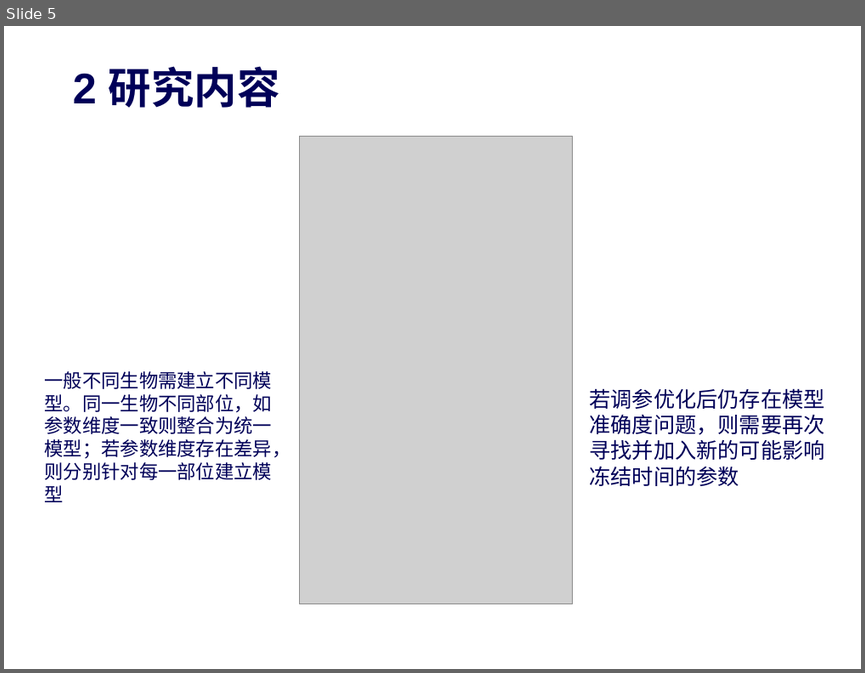
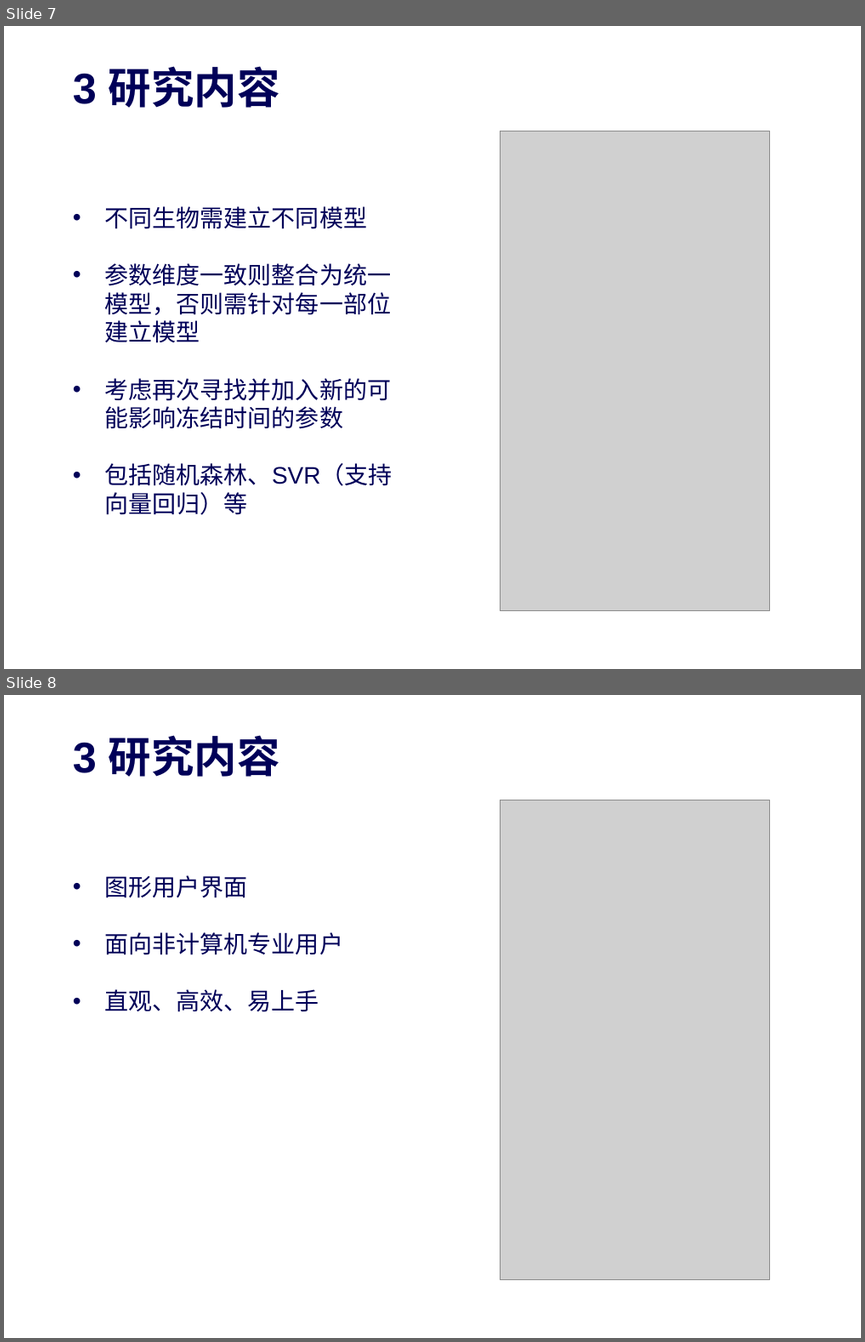
Before and after one commit to zhou-xingxing/graduate_work, a slide deck: 开题答辩-许茂泽.pptx. Shown one above the other, each under a label of ours: slide 5 before the commit, slides 7 and 8 after it. The pictures are 865x673 and 865x1342 pixels, drawn with LibreOffice and Linux fonts; fonts in the diff are those of the drawing; grey boxes stand for pictures; background and template pictures are left out. Boxes give left, top, right and bottom in pixels: in the first picture for what was removed or moved away, otherwise in the second. Text is boxed around its words. In the diff, an @@ line names an element or a change of style, - is before the commit and + after.

```diff
--- a/开题答辩-许茂泽.pptx
+++ b/开题答辩-许茂泽.pptx
@@ slide 8 added at (4, 695, 861, 1338), background picture (left out) @@
@@ title added at (73, 735, 280, 777), 36 pt, text #000058, bold @@
+3 研究内容
@@ picture added at (500, 800, 770, 1279) @@
@@ text added at (105, 875, 343, 1012), 20 pt, text #000058 @@
+• 图形用户界面
+• 面向非计算机专业用户
+• 直观、高效、易上手
@@ what was slide 5 is now slide 7 @@
@@ slide 7 changed as well @@
@@ title at (73, 66, 280, 108): text changed @@
-2 研究内容
+3 研究内容
@@ picture removed at (299, 136, 572, 603) @@
@@ picture added at (500, 131, 770, 610) @@
@@ text at (105, 206, 392, 515): text changed; size 16 to 20 pt @@
-一般不同生物需建立不同模型。同一生物不同部位，如参数维度一致则整合为统一模型；若参数维度存在差异，则分别针对每一部位建立模型
+• 不同生物需建立不同模型
+• 参数维度一致则整合为统一模型，否则需针对每一部位建立模型
+• 考虑再次寻找并加入新的可能影响冻结时间的参数
+• 包括随机森林、SVR（支持向量回归）等
@@ text removed at (589, 388, 824, 486) @@
-若调参优化后仍存在模型准确度问题，则需要再次寻找并加入新的可能影响冻结时间的参数
```
Also in this commit, not shown: 6 other slides changed, 2 other slides added, 1 slide removed, 1 other file.
